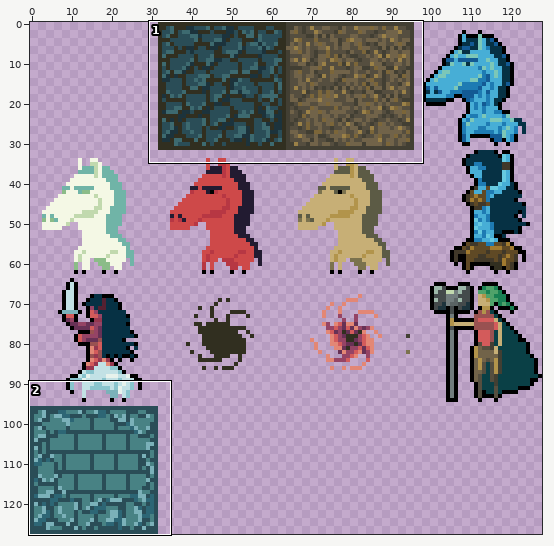
A sprite sheet gets an edit: js13k.png. The first picture is a wide view before the edit; the outline marks the close-up.
Close-up. Before:
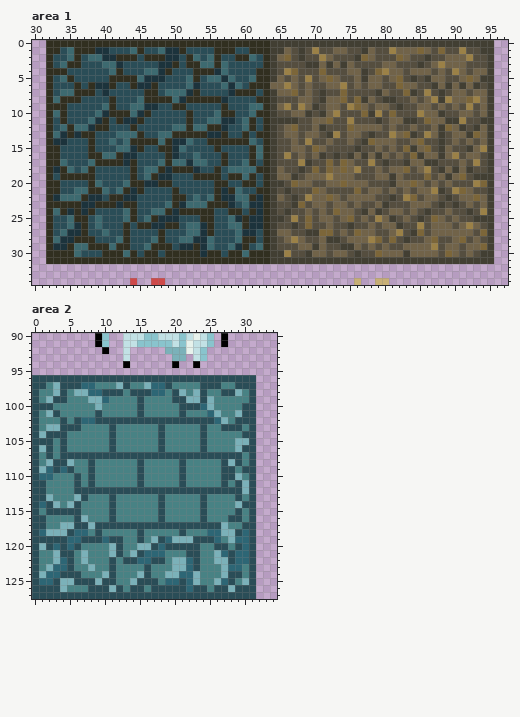
The file is 128x128 pixels. Colours within 5 levels of each other are drawn and written as one. Shown: area 1: x 30..97, y 0..34; area 2: x 0..34, y 90..127. The commit also changed other parts of the picture, which this record leaves out.
The same view after the edit:
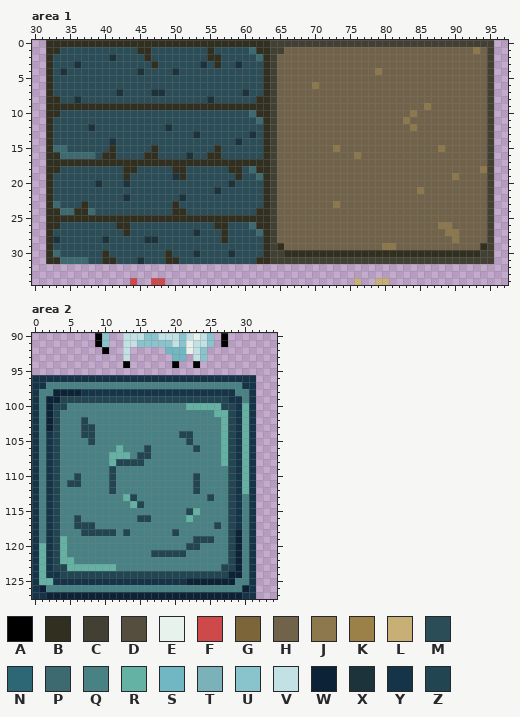
Palette (. is transparent): A #000000  B #312f20  C #423f33  D #554e3f  E #e7f2ec  F #ce4949  G #7c6639  H #716349  J #8d784d  K #9b8147  L #c7af76  M #2a4d57  N #2d6675  P #3d6a70  Q #488284  R #64b2a4  S #71b7c3  T #7bb1b9  U #89c4cd  V #c2e1e5  W #0b2237  X #1c333c  Y #163447  Z #224552
What changed:
Changed rows in their new state; - is an unchanged pixel.
Area 1:
first column x 33:
 1 --MMMMMM---M-B-MMMM---BMMM--P-----HHHHHH--HHH-HHH---H-HHHHHHJH
 2 --MM-MMM-MMM--MMMM-MM-B---MMMP---HHHHHH-HHHHH-HHHH-HHHHH---HHH
 3 -MMX---MMM----BMMM-MMXM-M-X-----HHHHHH-H-H-HHHH--HHHHH-H---HHH
 4 MX------MM--XMMMMX--MMMMM----M--HHHHHHHHHH--HHJH--H---H-HH-H--
 5 -MM-----MMMMMMMM---MM-MMMM--MM---H-HHH-H-HH-H--H-HHHHH--HH-H-H
 6 ---M-MMMM--MMMM----MM---MMM-MM-C-H-H-JH--HH-H--HHH--HHH-H-H-HH
 7 -MMMMM-M-X---MXXMMMMM----MMXM-----HH-HHHHHHHHHH-HHHHHHHHH--H--
 8 BMMX----M---MMMMMMMMMMXMM-------HHH--HH--HHHH-HHHHH-H-HHH--HH-
 9 --BBBBBB-BBBBBBBB--BBBBB-BBBBB---HHH-HH--HHH-H--HHHH-JH-H-HHH-
10 BM----MMMMMMMM-----M---MMM------HH--HHH-HHHHHHHHHHHJH--HHH--H-
11 -M---MMM-MMMM------M--MMMM-MMP--HHHHH--HHHHHHHHH--JHHH--HHHHHH
12 -MMMM-MM---M----XMMMMMMMM--MM---H-HHH-HHHHH----H-HHJHH-HH-HHH-
13 MMMMMM---MMMM--MMMMMXMMMM--MXM--H--H--HHHH--HHHHH-HHHH-HH--HH-
14 MM---M--X-MMMMMMMMMM--MMMMXMM---HH-HHHH-HH-HHH---HH-HHHHH-H-H-
15 PP---M--BMMMM-BMMMM---------MM--HH--HH-HJHHHHH-H-HHH-HHJ-HHH-H
16 -PPPPPMBBMMM-BB-MM-XM-BBM---MM--HHH-H-HHHHHJH-H-H-HHH--H-HH--H
17 -BBBBB----B-BBBB-BBBBBBB-BBB-B--HHHHHHHHHH-HHHHHHHH--HHHHH-HHH
18 BMM-MM----B--MMMM--MM--M-BBM-----HHHHHHH-H-HHH-H--HH-HHH-H-HHJ
19 -MMMMM----BM-MMMMXB-MMMM-M-MMP----HH---H---HHH--H-HHHHH-HJHHHH
20 M----MX---XMMMMMM------MMX-MM---HHH--HH--H---HHHH--H-H-H-HHHHH
21 M--MMMMM-MMMM----M-----XMMM--M--HHHHHH-HHHHHH--H-H-HJ-HHHHH-HH
22 MMMMMMM-MM-M-----MX-M-MMMMMMMM---HHHH--H-H----HHHHHHH--HHH--H-
23 PMMMBMMMMMMM----M-MMMMMMMM-MMM--HHHHH--HJ-H-HH-HHHH---HHHHH-H-
24 BPP-BP----MM--MMMB-MMMM--MM-MB--HHHH-H-HH--HH-HH--H-HHHH-HHHHH
25 BBB--BBBBBB-BB-BBBBBB--BBBB-BB--HHHHHH--H-HH-HH-HH-HHHH-H-HHHH
26 B-MMM-M--B--MMMMMM-MMMMBBMMMPB--HHHHHHH-HHHHH-H--HHHHH-JJH-H-H
27 -MMMM--M-------M---MXMM-B-MMMP----HHHHHHH-HH--HH-HHHHH--JJ--HH
28 XMMMMM-X-MM--XXM--MMMMM-B-MMM---H-H-HH-HHH---HHHHHHHH-HHHJHH-H
29 MMMMMMMMMMM--MMMM-MMMMM--MMM-M--BHH--H-HHHH-H-HJJH----HH--H--B
30 PMMM----MMMM-MM--MMMXMMM-XMMMM---BBBBBBBBBBBBBBBBBBBBBBBBBBBB-
31 -PPPPMM--MMMXMMM--MMMMMMMMMMM---------------------------------
Area 2:
first column x 0:
 92 -------------------SSS----------
 93 --------------------SS----------
 96 YYYYYYYYYYYYYYYYYYYYYYYYYYYYYYYY
 97 YY-QQQQQQ---QQ--QQQQ----QQQ--QYY
 98 Y--WWWWYYYYYYYYYYYYYYYYYYYYYYQ-Y
 99 Y-WWZZZZZZZZZZZZZZZZZZZZZZZZYY-Y
100 YQWZZ----Q-----Q-----QRRRRRZZYRY
101 Y-WZ-----Q-----Q-----Q---QRRZYRY
102 Y-WZQ-QZQQQQQQQQQQQQQQQQQQQRZYRY
103 Y-WZQQQZZ--Q------Q-----Q--RZYRY
104 YQYZQ--ZZ--Q------Q--ZZ-Q--RZYRY
105 YQYZQ---Z--Q------Q---Z-Q--RZYRY
106 YQYZQ------QR---Z-Q----ZQ--RZYRY
107 Y-YZQQQQQQQRRRQZZQQQQQQQQQQRZYRY
108 Y-YZQQ--Q--RZZZZ-----Q-----RZYRY
109 YQYZQQ--Q--Z---Q-----Q-----QZYRY
110 YQYZ--Z-Q--Z---Q-----Q-Z---QZYRY
111 YQYZ-ZZ-Q--Z---Q-----Q-Z---QZYRY
112 YQYZ--QQQQQZQQQQQQQQQQQZQQQQZYRY
113 YQYZ--QQ---Q-RZ---Q-----QZ--ZY-Y
114 YQYZ-QQ----Q--RZ--Q-----Q---ZYQY
115 Y-YZQQQ----Q------Q---ZRQ---ZY-Y
116 YQYZ--ZQ---Q---ZZ-Q---R-Q---ZY-Y
117 YQYZQQZZZQQQQQQQQQQQQQQQQQZQZYQY
118 YQYZQQQZZZZZ-Z-Q----ZQ---QQQZWQY
119 YQYZRQQQQQQQQ--Q-QQQQQQZZZQ-ZWQY
120 YRYZRQQ----QQ--QQQQQQQZZ--QQZWQY
121 YRYZRQ-Q---QQ-QQQZZZZZQQ--QQZWQY
122 YRYZRR-Q---Q-QQQQQQ-QQQQ--QQZWQY
123 YRYZZRRRRRRR----Q---QQQQ---ZZW-Y
124 YRYYZZZZZZZZZZZZZZZZZZZZZZZZWW-Y
125 YRRYYYYYYYYYYYYYYYYYYYWWWWWWW-QY
126 YWQQQ---QQQQQ-QQ-QQQQQQQQ-QQQQWY
127 YYWWWWWWWWWWWWWWWWWWWWWWWWWWWWYY
